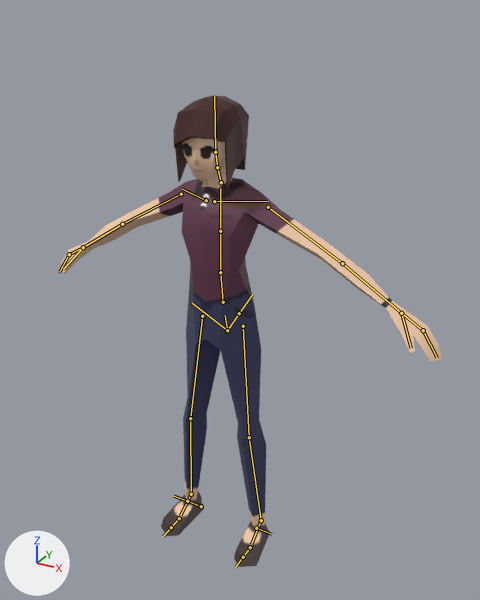
Two versions of the FBX model Assets/Prefabs/Player.fbx, one commit apart.
Before and after are seen from a camera (50 mm lens) standing at (1.145, -1.936, 2.039) and looking at (0.122, -0.076, 1.109). Every picture has the same lights, and +X, +Y and +Z are marked at lower left. The older version comes first. The bones that change, and the others that lie on the model, are drawn over the model as lines.

Names of what the first picture shows: 'Body', 'Char_Hair_Lıng', 'Head', 'Neck'.
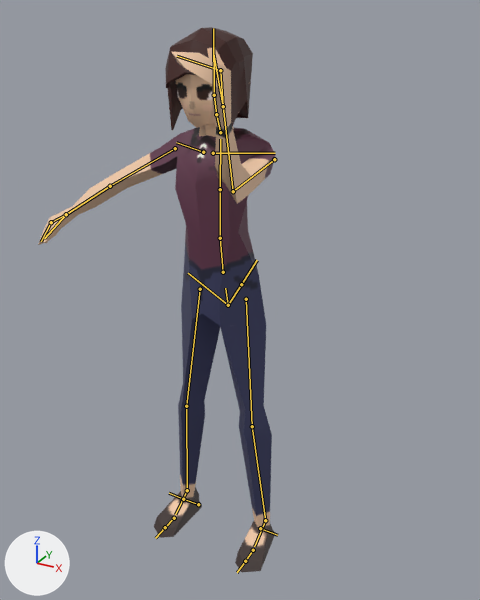
The newer file adds an action. The first version stands in its rest pose; the second is drawn at frame 1 of the action 'Rig|Rig|Item-Aim.001'.

The edits, one by one:
Object 'Rig' (bone_rig_object) is rescaled from (0.9, 0.9, 0.9) to (1.0, 1.0, 1.0).
Bone 'upper_arm.L' (bone_upper_arm_l) turns from (0, 0, 0) to (83, -3, -23) degrees about its own x, y and z.
Bone 'forearm.L' (bone_forearm_l) turns from (0, 0, 0) to (48, -24, 37) degrees about its own x, y and z.
Bone 'hand.L.001' (bone_hand_l_001) turns from (0, 0, 0) to (19, 10, -38) degrees about its own x, y and z.
Bone 'forearm.L.001' (bone_forearm_l_001) turns from (0, 0, 0) to (14, -17, 16) degrees about its own x, y and z.

Boxes (x1, y1, x2, y2) around the edits, measured in the pictures (480 x 600 px):
'Body', posed (38% narrower, 35% taller): before (58, 178, 442, 567); after (38, 47, 276, 572)
'Char_Hair_Lıng', posed (16% wider, 9% taller): before (173, 95, 249, 189); after (165, 27, 253, 130)
'Head', posed: before (182, 138, 247, 181); after (176, 74, 215, 128)
bone 'upper_arm.L', root to tip: before (268, 207) to (342, 263); after (274, 159) to (233, 191)
bone 'forearm.L', root to tip: before (342, 263) to (401, 313); after (233, 191) to (223, 106)
bone 'hand.L.001', root to tip: before (423, 330) to (437, 357); after (220, 70) to (177, 56)
bone 'forearm.L.001', root to tip: before (401, 313) to (411, 348); after (223, 106) to (213, 53)
